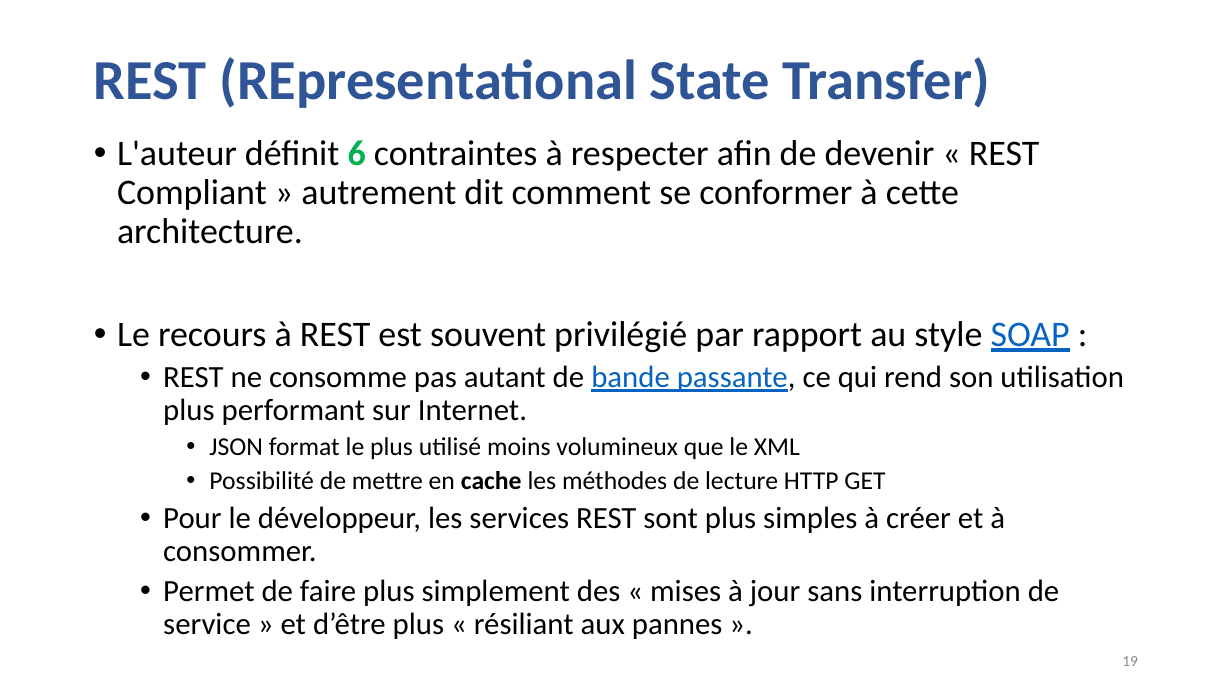
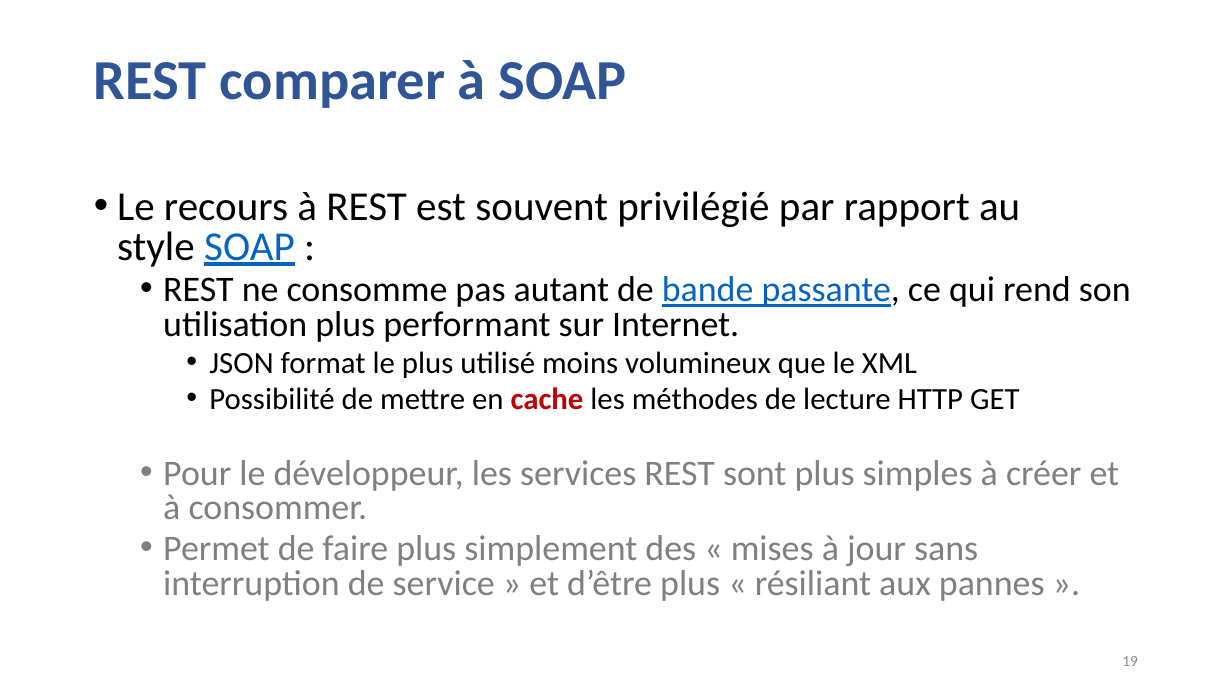
Before and after one commit to guillaumechervet/course.rest, a slide deck: slide 19 of documentations/3 - Web Services partie REST.pptx. Drawn at 1232x693 pixels with LibreOffice and Linux fonts; fonts in the diff are those of the drawing. Boxes give left, top, right and bottom in pixels: in the first picture for what was removed or moved away, otherwise in the second. Text is boxed around its words. In the diff, an @@ line names an element or a change of style, - is before the commit and + after.

Commit message:
doc(rest) update for bbl

```diff
--- a/documentations/3 - Web Services partie REST.pptx
+++ b/documentations/3 - Web Services partie REST.pptx
@@ title at [94, 60, 627, 108]: text changed @@
-REST (REpresentational State Transfer)
+REST comparer à SOAP
@@ text at [117, 140, 1039, 244]: paragraph removed @@
-• L'auteur définit 6 contraintes à respecter afin de devenir « REST Compliant » autrement dit comment se conformer à cette architecture.
@@ text "Le recours à REST est ...": place and size @@
-text "Le recours à REST est ..." at [117, 140, 1124, 639]
+text "Le recours à REST est ..." at [117, 191, 1131, 601]
@@ text "Le recours à REST est ..." at [117, 191, 1131, 601]: size 28 to 32 pt in "Le recours à REST est souvent privilégié ..."; size 24 to 28 pt in "REST ne consomme pas autant de bande ...", "Pour le développeur, les services REST sont ...", "Permet de faire plus simplement des « ..."; size 20 to 24 pt in "JSON format le plus utilisé moins volumineux ...", "Possibilité de mettre en cache les méthodes ..."; text colour #000000 to #C00000 in "cache"; text colour #000000 to #808080 in "Pour le développeur, les services REST sont ...", "Permet de faire plus simplement des « ..."; line spacing 0.9 to 0.8 @@
```
Also in this commit, not shown: 7 other slides changed, 8 slides added, 2 slides removed.
